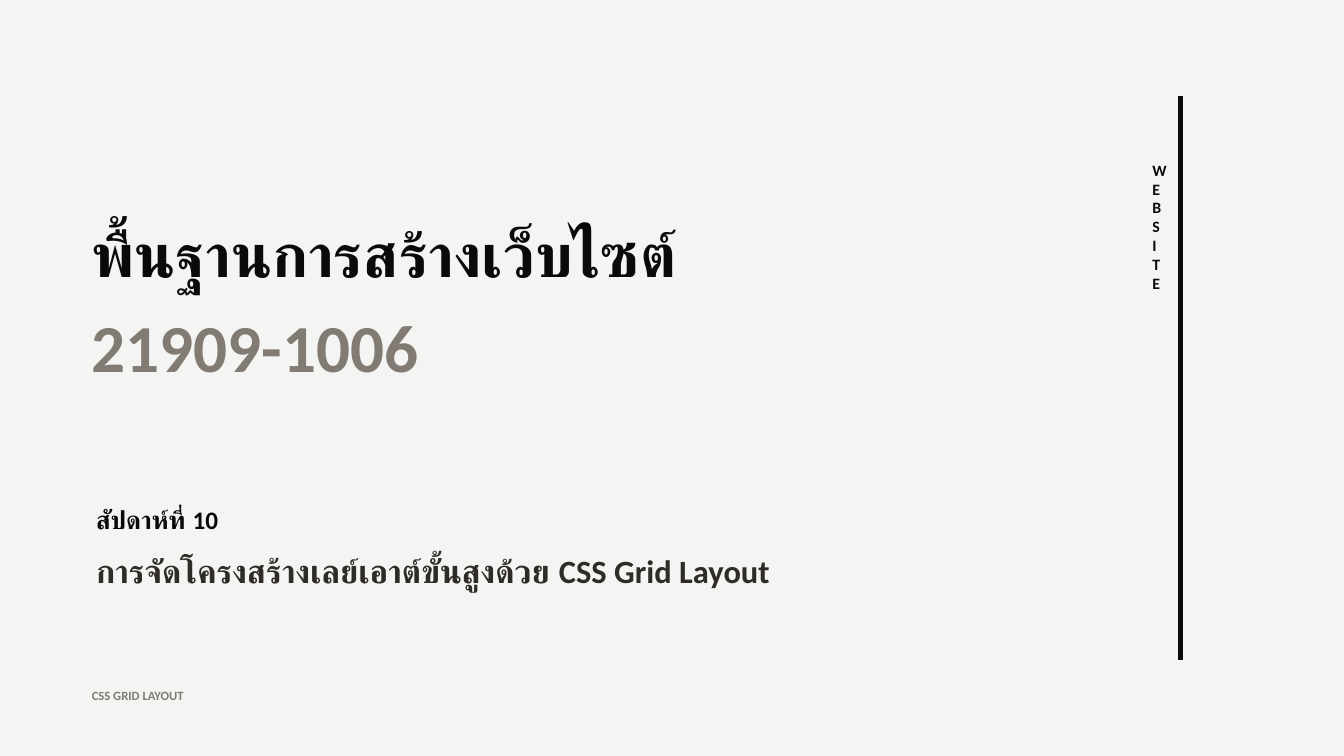
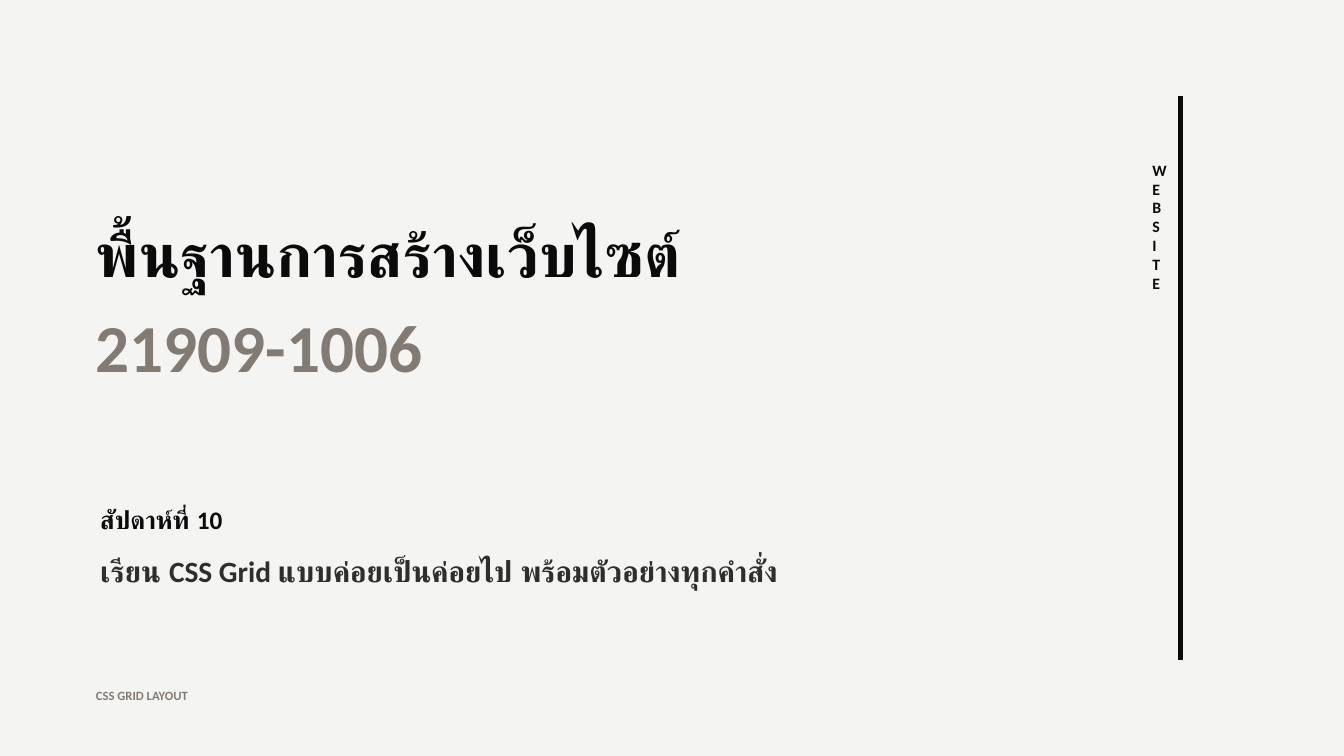
Before and after one commit to PichyyyNews/basic-website, a slide deck: slide 1 of slides/week10_css_grid_layout.pptx. Drawn at 1344x756 pixels with LibreOffice and Linux fonts; fonts in the diff are those of the drawing. Boxes give left, top, right and bottom in pixels: in the first picture for what was removed or moved away, otherwise in the second. Text is boxed around its words. In the diff, an @@ line names an element or a change of style, - is before the commit and + after.

Commit message:
Expand Week 10 CSS Grid teaching materials

```diff
--- a/slides/week10_css_grid_layout.pptx
+++ b/slides/week10_css_grid_layout.pptx
@@ text "21909-1006" moved from (x1=92, y1=326, x2=419, y2=373) to (x1=96, y1=326, x2=423, y2=373) @@
@@ 3 texts moved together from (x1=92, y1=230, x2=677, y2=700) to (x1=96, y1=230, x2=681, y2=700) @@
@@ text at (x1=100, y1=559, x2=778, y2=590): text changed; size 23.2 to 21 pt; text colour #2E2B28 to #302E2B @@
-การจัดโครงสร้างเลย์เอาต์ขั้นสูงด้วย CSS Grid Layout
+เรียน CSS Grid แบบค่อยเป็นค่อยไป พร้อมตัวอย่างทุกคำสั่ง
```
Also in this commit, not shown: 1 other slide changed, 16 slides added, 7 slides removed, 2 other files.
